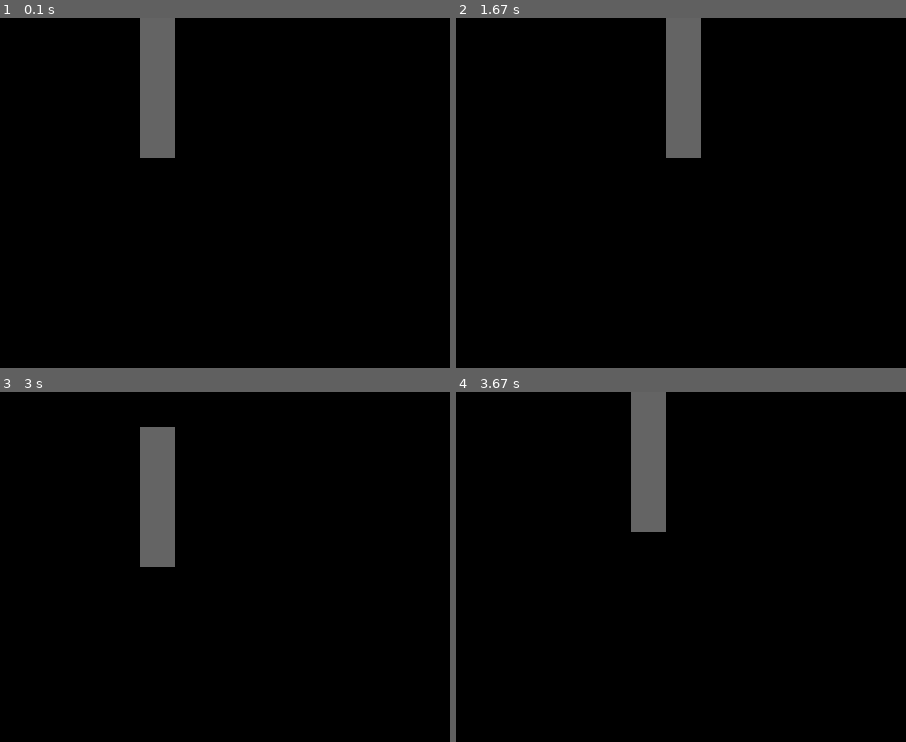
Above: before the commit, frames 1-4 (two rows, left to right).
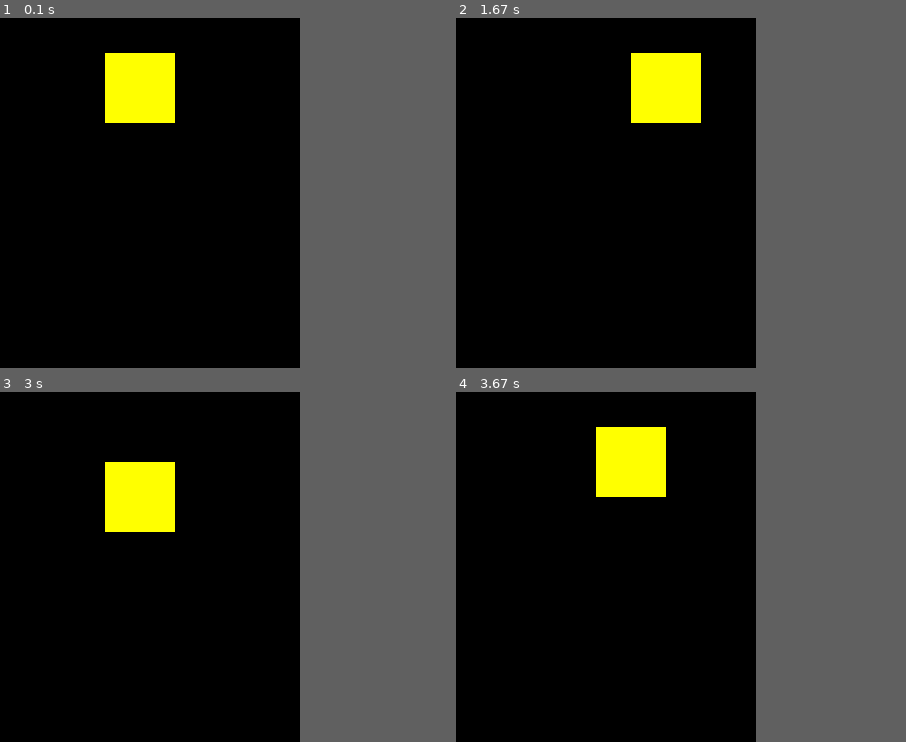
Above: after the commit, the same moments.

Repository: Andreas-Svensson/python
Game: pygame game, started from Explorations/Tetris/learning_pygame.py
The game is run twice, just before and just after one commit, with the same random seed, the same clock (stepped at 60 frames per second) and the same inputs.
Inputs:
- Up to frame 1 (0.1 s): no input
- Up to frame 2 (1.67 s): hold Right 0.33-0.8 s; hold Right 1.17-1.63 s
- Up to frame 3 (3 s): hold Left 1.67-2.2 s; hold Down 2.23-2.53 s; hold Left 2.57-2.97 s
- Up to frame 4 (3.67 s): hold Up 3-3.37 s; hold Right from 3.4 s (still down)
The pictures show only the part of the screen within x 0-50%, y 0-50%; the shares and areas given below are measured in that part.
The window is 900x700 before the commit and 300x600 after it. Grey fills any space a smaller window leaves; there, only what the larger window draws over its background counts as a difference.

The runs differ from the first frame. In frame 1, 4.7% of the frame differs, in the area x 23-39%, y 0-40%; in frame 2, 4.7%; in frame 3, 4.7%; in frame 4, 4.7%.

Commit message:
added tetrominoes module

Diff:
--- a/Explorations/Tetris/learning_pygame.py
+++ b/Explorations/Tetris/learning_pygame.py
@@ -1,11 +1,10 @@
-"""Code from introduction page on pygame"""
-
+from tetrominoes import Shape
 from shutil import move
 import sys, pygame
 import numpy as np
 pygame.init()
 
-size = width, height = 900, 700 # window size
+size = width, height = 300, 600 # window size
 black = 0, 0, 0 # background color
 gray = 100, 100, 100 # shape color
 
@@ -25,15 +24,15 @@
 shape_width = 35
 shape_height = 35
 
-I = np.array(([0, 0, 0, 0], [1, 1, 1, 1], [0, 0, 0, 0], [0, 0, 0, 0])) # I-shape
-O = np.array(([0, 1, 1, 0], [0, 1, 1, 0], [0, 0, 0, 0], [0, 0, 0, 0])) # O-shape
-T = np.array(([0, 1, 0], [1, 1, 1], [0, 0, 0])) # T-shape
-J = np.array(([1, 0, 0], [1, 1, 1], [0, 0, 0])) # J-shape
-L = np.array(([0, 0, 1], [1, 1, 1], [0, 0, 0])) # L-shape
-S = np.array(([0, 1, 1], [1, 1, 0], [0, 0, 0])) # S-shape
-Z = np.array(([1, 1, 0], [0, 1, 1], [0, 0, 0])) # Z-shape
+I = Shape(np.array(([0, 0, 0, 0], [1, 1, 1, 1], [0, 0, 0, 0], [0, 0, 0, 0])), color = (0, 255, 255)) # I-shape
+O = Shape(np.array(([0, 1, 1, 0], [0, 1, 1, 0], [0, 0, 0, 0], [0, 0, 0, 0])), color = (255, 255, 0)) # O-shape
+T = Shape(np.array(([0, 1, 0], [1, 1, 1], [0, 0, 0])), color = (153, 0, 255)) # T-shape
+J = Shape(np.array(([1, 0, 0], [1, 1, 1], [0, 0, 0])), color = (0, 0, 255)) # J-shape
+L = Shape(np.array(([0, 0, 1], [1, 1, 1], [0, 0, 0])), color = (255, 170, 0)) # L-shape
+S = Shape(np.array(([0, 1, 1], [1, 1, 0], [0, 0, 0])), color = (0, 255, 0)) # S-shape
+Z = Shape(np.array(([1, 1, 0], [0, 1, 1], [0, 0, 0])), color = (255, 0, 0)) # Z-shape
 
-shape = I
+tetromino = O
 # ----- position and velocity variables -----
 
 while 1:
@@ -61,8 +60,8 @@
     screen.fill(black)
 
     #screen.blit(screen, pygame.draw.rect(screen, gray, square)) # NOTE: Drawing test rect on screen
-    x, y = np.where(shape == 1)
+    x, y = np.where(tetromino.shape == 1)
     for a, b in zip(x, y):
-        pygame.draw.rect(screen, gray, (x_pos + (a * move_distance), y_pos + (b * move_distance), shape_width, shape_height))
+        pygame.draw.rect(screen, tetromino.color, (x_pos + (a * move_distance), y_pos + (b * move_distance), shape_width, shape_height))
 
     pygame.display.flip()
